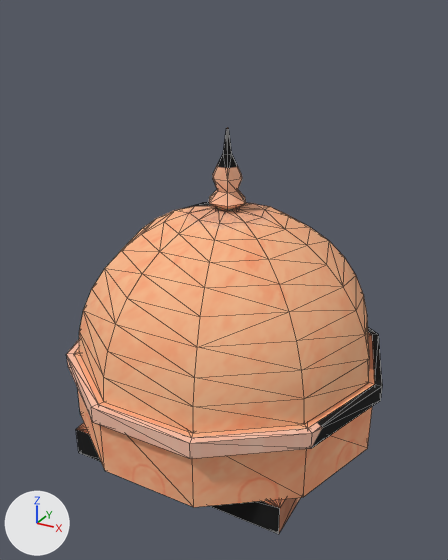
One commit to the FBX model desert-fps/assets/out/dome/dome_low.fbx: the scene before it, then after it.
Camera for both pictures: a camera (50 mm lens) standing at (0.0949, -0.1749, 0.1493) and looking at (0.0008, -0.0038, 0.0638). Every picture has the same lights, and +X, +Y and +Z are marked at lower left. The picture after the commit comes second. Mesh edges are drawn as thin lines. Where no turn or scale is listed for an object, it has been applied to the vertices. Vertices at exactly the same position are counted once.

Objects in the first picture: 'dome'.
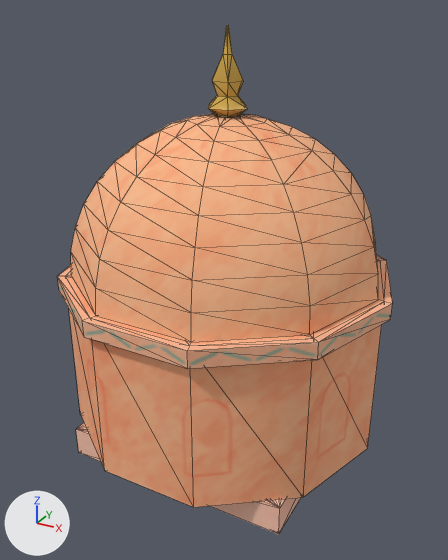
Changed parts and their boxes [x1, y1, x2, y2] in the pictures (448 x 560 px; the box of a moved part takes in the faces that stretch with it):
'dome', reshaped (6% wider, 25% taller): before [67, 128, 382, 534]; after [57, 25, 392, 534]
part 1 of me_dome, moved or reshaped: before [209, 128, 246, 211]; after [208, 25, 248, 117]
part 2 of me_dome, moved or reshaped: before [67, 202, 382, 507]; after [57, 114, 392, 507]
part 3 of me_dome, surface changed: before [67, 128, 382, 534]; after [57, 25, 392, 534]

The edits, one by one:
me_dome is used by ob_dome; location (0.0, 0.0, 0.0).
me_dome had 360 vertices, 764 faces and spanned x -0.0575..0.0575, y -0.0547..0.0547, z 0.0..0.1145.
me_dome now has 360 vertices, 764 faces and spans x -0.0575..0.0575, y -0.0547..0.0547, z 0.0..0.1445.
me_dome part 1: the loose piece of 42 vertices spanning x -0.007..0.007, y -0.0061..0.0061, z 0.0695..0.1145 is moved by (0.0, 0.0, 0.03).
me_dome part 2: 240 of the vertices in x -0.0575..0.0575, y -0.0547..0.0547, z 0.0311..0.0885 are moved by (0.0, 0.0, 0.03).
me_dome part 3: 670 kept faces spanning x -0.0575..0.0575, y -0.0547..0.0547, z 0.0..0.1445 get new texture (UV) coordinates.
